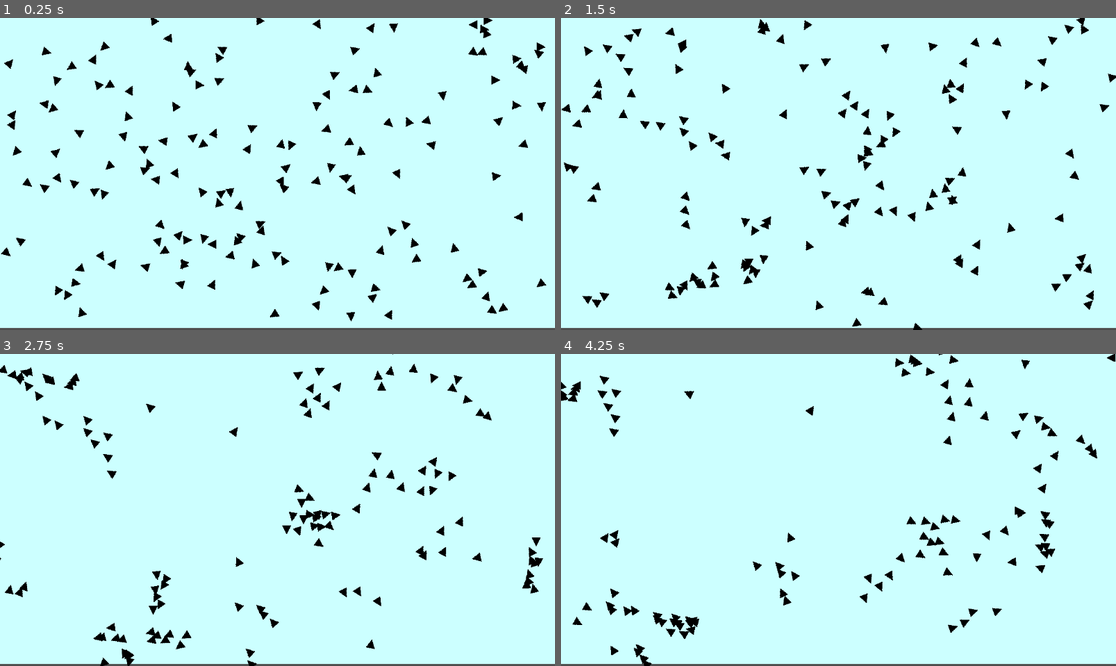
Above: before the commit, frames 1-4 (two rows, left to right).
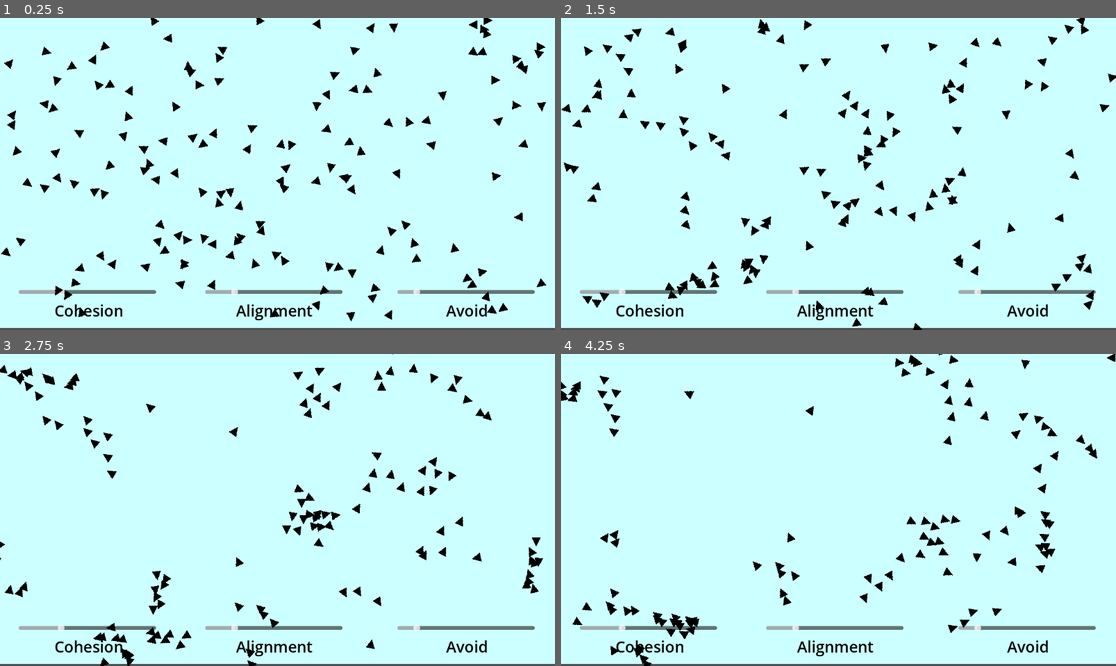
Above: after the commit, the same moments.

Repository: are-dynamic-2025-g6/boids
Game: Godot game, scene res://Scenes/main.tscn
Two runs of this game, one before a commit and one after it. Both use one fixed random seed, a clock stepped at 60 frames per second and the inputs below.
Inputs:
- Up to frame 1 (0.25 s): no input
- Up to frame 2 (1.5 s): tap Enter (ui_accept) at 0.5, 0.77 s; tap Space (print) at 0.6, 1.35 s
- Up to frame 3 (2.75 s): tap Enter (ui_accept) at 1.52 s; tap Space (print) at 2.1 s
- Up to frame 4 (4.25 s): tap Space (print) at 2.85, 3.6 s; tap Enter (ui_accept) at 3.02, 3.77 s

The runs differ from the first frame. In frame 1, 1.5% of the frame differs, in the area x 3-97%, y 86-97%; in frame 2, 1.5%; in frame 3, 1.6%; in frame 4, 1.6%.

Commit message:
ajout de sliders pour parametres

Diff:
--- a/Scenes/main.tscn
+++ b/Scenes/main.tscn
@@ -13,4 +13,64 @@
 offset_bottom = 644.0
 color = Color(0.8, 1, 1, 1)
 
+[node name="coherence" type="HSlider" parent="."]
+offset_left = 39.0
+offset_top = 548.0
+offset_right = 324.0
+offset_bottom = 591.0
+max_value = 500.0
+value = 150.0
+
+[node name="coherence2" type="Label" parent="."]
+offset_left = 438.0
+offset_top = 585.0
+offset_right = 701.0
+offset_bottom = 630.0
+theme_override_colors/font_color = Color(0, 0, 0, 1)
+theme_override_font_sizes/font_size = 32
+text = "Alignment
+"
+horizontal_alignment = 1
+
+[node name="alignment" type="HSlider" parent="."]
+offset_left = 426.0
+offset_top = 548.0
+offset_right = 711.0
+offset_bottom = 591.0
+max_value = 250.0
+value = 50.0
+
+[node name="alignment2" type="Label" parent="."]
+offset_left = 53.0
+offset_top = 585.0
+offset_right = 316.0
+offset_bottom = 630.0
+theme_override_colors/font_color = Color(0, 0, 0, 1)
+theme_override_font_sizes/font_size = 32
+text = "Cohesion
+"
+horizontal_alignment = 1
+
+[node name="avoid" type="HSlider" parent="."]
+offset_left = 825.0
+offset_top = 548.0
+offset_right = 1110.0
+offset_bottom = 591.0
+max_value = 250.0
+value = 30.0
+
+[node name="avoid2" type="Label" parent="."]
+offset_left = 838.0
+offset_top = 585.0
+offset_right = 1101.0
+offset_bottom = 630.0
+theme_override_colors/font_color = Color(0, 0, 0, 1)
+theme_override_font_sizes/font_size = 32
+text = "Avoid
+"
+horizontal_alignment = 1
+
 [connection signal="timeout" from="refresh_rate" to="." method="_on_timer_timeout"]
+[connection signal="value_changed" from="coherence" to="." method="val_change" binds= ["coherence"]]
+[connection signal="value_changed" from="alignment" to="." method="val_change" binds= ["alignement"]]
+[connection signal="value_changed" from="avoid" to="." method="val_change" binds= ["avoid"]]
--- a/Scripts/main.gd
+++ b/Scripts/main.gd
@@ -51,3 +51,13 @@
 
 func distance(obj1 : CharacterBody2D,obj2 : CharacterBody2D) -> float :
 	return ((obj1.global_position.x-obj2.global_position.x)**2 + (obj1.global_position.y - obj2.global_position.y)**2)**0.5
+
+func val_change(value : int,param : String) :
+	for i in cage :
+		match param :
+			"coherence" :
+				i.VISION_COHESION = value
+			"alignment" :
+				i.VISION_ALIGNEMENT = value
+			"avoid" :
+				i.VISION_SEPARATION = value
--- a/Scripts/oizo.gd
+++ b/Scripts/oizo.gd
@@ -4,9 +4,9 @@
 #Constantes experimentales
 #faire en sorte que le tout soit centrer quand ouvre grand fenetre -> pas important puisque dans la page ce sera petit
 
-const VISION_SEPARATION = 30 #plus on augmente ca moins ils ce rentrent dedans
-const VISION_ALIGNEMENT = 50
-const VISION_COHESION = 150
+var VISION_SEPARATION = 30 #plus on augmente ca moins ils ce rentrent dedans
+var VISION_ALIGNEMENT = 50
+var VISION_COHESION = 150
 const AVOID_FACTOR = 15
 const MATCHING_FACTOR = 1
 const CENTERING_FACTOR = 1
